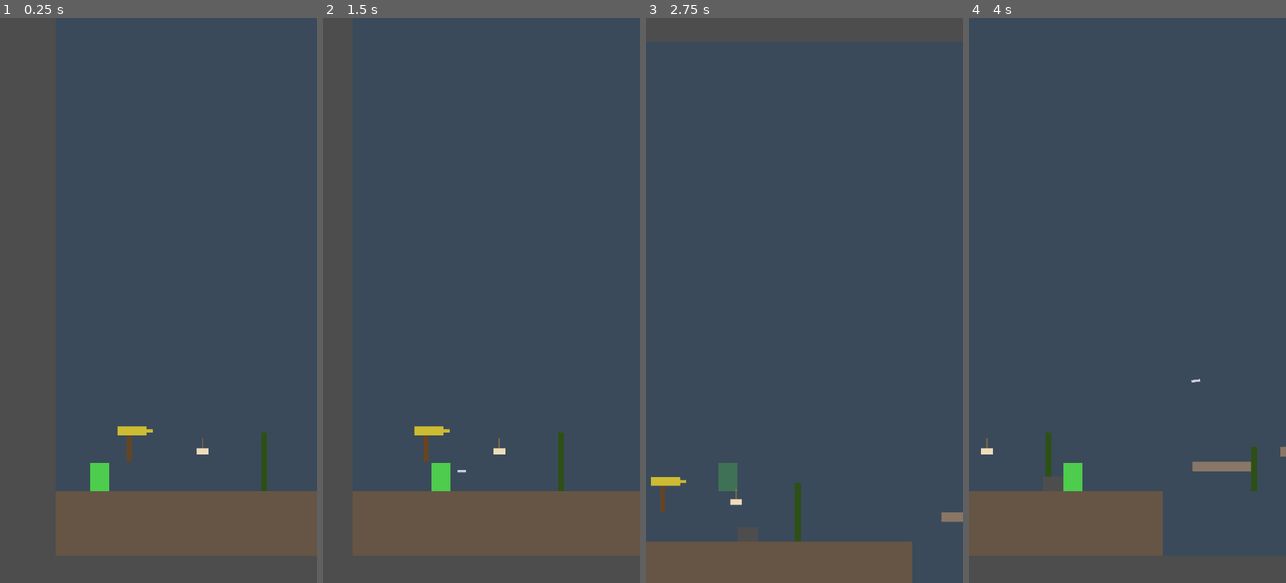
Above: before the commit, frames 1-4 (left to right).
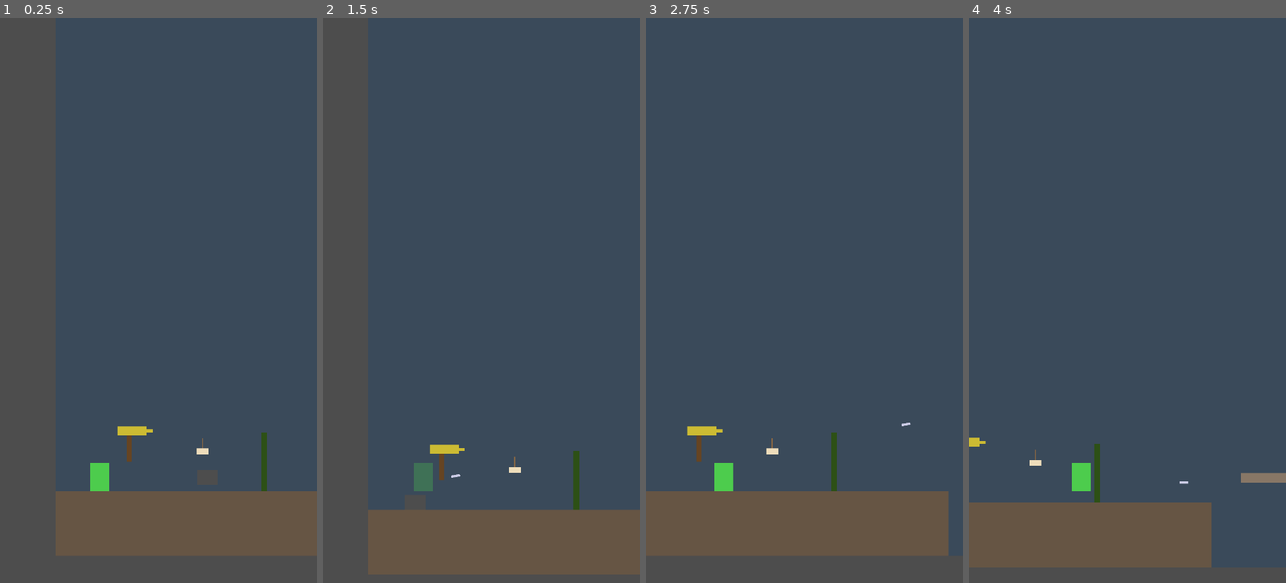
Above: after the commit, the same moments.

Repository: juanrafernandez/pilgrim
Game: Godot game, scene res://scenes/levels/level_01.tscn
Two runs of this game, one before a commit and one after it. Both use one fixed random seed, a clock stepped at 60 frames per second and the inputs below. This scene is started directly instead of the project's main scene.
Inputs:
- Up to frame 1 (0.25 s): no input
- Up to frame 2 (1.5 s): tap Enter (ui_accept) at 0.5 s; hold Right (move_right) from 0.53 s (still down); tap S (attack) at 0.6 s; tap A (jump) at 0.77 s; tap W (special) at 1.35 s
- Up to frame 3 (2.75 s): tap A (jump) at 1.52 s; release Right (move_right) at 2.03 s; hold Left (move_left) from 2.03 s (still down); tap S (attack) at 2.1 s
- Up to frame 4 (4 s): release Left (move_left) at 2.78 s; hold Right (move_right) from 2.78 s (still down); tap W (special) at 2.85 s; tap A (jump) at 3.02, 3.77 s; tap S (attack) at 3.6 s

The runs differ from the first frame. In frame 2, 7.6% of the frame differs, in the area x 9-100%, y 72-99%; in frame 3, 14%, in the area x 0-100%, y 71-100%; in frame 4, 5.7%.

Commit message:
Godot changes level01

Diff:
--- a/scenes/levels/level_01.tscn
+++ b/scenes/levels/level_01.tscn
@@ -1,54 +1,52 @@
-[gd_scene load_steps=20 format=3 uid="uid://b8xm3k9p2vwq1"]
-
-[ext_resource type="Script" path="res://scripts/levels/level_01.gd" id="1_script"]
+[gd_scene load_steps=18 format=3 uid="uid://b8xm3lap2vwq1"]
+
 [ext_resource type="PackedScene" uid="uid://bpf5qr1j0mjf8" path="res://scenes/characters/player.tscn" id="2_player"]
-[ext_resource type="Script" path="res://scripts/core/camera_controller.gd" id="3_camera"]
-[ext_resource type="PackedScene" path="res://scenes/enemies/enemy_wolf.tscn" id="4_wolf"]
+[ext_resource type="Script" uid="uid://c5506nctj42y7" path="res://scripts/core/camera_controller.gd" id="3_camera"]
+[ext_resource type="PackedScene" uid="uid://wolf123456" path="res://scenes/enemies/enemy_wolf.tscn" id="4_wolf"]
+
+[sub_resource type="RectangleShape2D" id="RectangleShape2D_ground_s1"]
+size = Vector2(1000, 220)
+
+[sub_resource type="RectangleShape2D" id="RectangleShape2D_ground_s2a"]
+size = Vector2(300, 220)
+
+[sub_resource type="RectangleShape2D" id="RectangleShape2D_platform1"]
+size = Vector2(200, 32)
+
+[sub_resource type="RectangleShape2D" id="RectangleShape2D_platform2"]
+size = Vector2(200, 32)
+
+[sub_resource type="RectangleShape2D" id="RectangleShape2D_platform3"]
+size = Vector2(250, 32)
+
+[sub_resource type="RectangleShape2D" id="RectangleShape2D_ground_s3"]
+size = Vector2(600, 220)
+
+[sub_resource type="RectangleShape2D" id="RectangleShape2D_bridge"]
+size = Vector2(300, 40)
+
+[sub_resource type="RectangleShape2D" id="RectangleShape2D_platform4h"]
+size = Vector2(180, 32)
+
+[sub_resource type="RectangleShape2D" id="RectangleShape2D_platform4l"]
+size = Vector2(180, 32)
+
+[sub_resource type="RectangleShape2D" id="RectangleShape2D_ground_s4a"]
+size = Vector2(500, 220)
+
+[sub_resource type="RectangleShape2D" id="RectangleShape2D_platform5"]
+size = Vector2(250, 32)
+
+[sub_resource type="RectangleShape2D" id="RectangleShape2D_ground_final"]
+size = Vector2(550, 220)
 
 [sub_resource type="RectangleShape2D" id="trigger_shape"]
 size = Vector2(100, 300)
 
-[sub_resource type="RectangleShape2D" id="RectangleShape2D_ground_s1"]
-size = Vector2(1000, 220)
-
-[sub_resource type="RectangleShape2D" id="RectangleShape2D_ground_s2a"]
-size = Vector2(300, 220)
-
-[sub_resource type="RectangleShape2D" id="RectangleShape2D_platform1"]
-size = Vector2(200, 32)
-
-[sub_resource type="RectangleShape2D" id="RectangleShape2D_platform2"]
-size = Vector2(200, 32)
-
-[sub_resource type="RectangleShape2D" id="RectangleShape2D_platform3"]
-size = Vector2(250, 32)
-
-[sub_resource type="RectangleShape2D" id="RectangleShape2D_ground_s3"]
-size = Vector2(600, 220)
-
-[sub_resource type="RectangleShape2D" id="RectangleShape2D_bridge"]
-size = Vector2(300, 40)
-
-[sub_resource type="RectangleShape2D" id="RectangleShape2D_platform4h"]
-size = Vector2(180, 32)
-
-[sub_resource type="RectangleShape2D" id="RectangleShape2D_platform4l"]
-size = Vector2(180, 32)
-
-[sub_resource type="RectangleShape2D" id="RectangleShape2D_ground_s4a"]
-size = Vector2(500, 220)
-
-[sub_resource type="RectangleShape2D" id="RectangleShape2D_platform5"]
-size = Vector2(250, 32)
-
-[sub_resource type="RectangleShape2D" id="RectangleShape2D_ground_final"]
-size = Vector2(550, 220)
-
 [sub_resource type="RectangleShape2D" id="RectangleShape2D_deathzone"]
 size = Vector2(5000, 100)
 
 [node name="Level01" type="Node2D"]
-script = ExtResource("1_script")
 
 [node name="Background" type="Node2D" parent="."]
 z_index = -100
@@ -60,7 +58,6 @@
 
 [node name="Mountains" type="ColorRect" parent="Background"]
 z_index = -90
-offset_left = 0.0
 offset_top = 1200.0
 offset_right = 4500.0
 offset_bottom = 1600.0
@@ -68,7 +65,6 @@
 
 [node name="ForestBack" type="ColorRect" parent="Background"]
 z_index = -80
-offset_left = 0.0
 offset_top = 1400.0
 offset_right = 4500.0
 offset_bottom = 1700.0
@@ -80,7 +76,6 @@
 [node name="Camera" type="Camera2D" parent="."]
 position = Vector2(540, 960)
 script = ExtResource("3_camera")
-backward_limit_distance = 600.0
 forward_buffer = 300.0
 vertical_offset = -600.0
 horizontal_offset = 200.0
@@ -90,7 +85,6 @@
 [node name="Section1Ground" type="StaticBody2D" parent="Terrain"]
 position = Vector2(0, 1700)
 collision_layer = 2
-collision_mask = 1
 
 [node name="GroundSprite" type="ColorRect" parent="Terrain/Section1Ground"]
 offset_right = 1000.0
@@ -104,7 +98,6 @@
 [node name="Section2Ground" type="StaticBody2D" parent="Terrain"]
 position = Vector2(800, 1700)
 collision_layer = 2
-collision_mask = 1
 
 [node name="GroundSprite" type="ColorRect" parent="Terrain/Section2Ground"]
 offset_right = 300.0
@@ -118,7 +111,6 @@
 [node name="Platform1" type="StaticBody2D" parent="Terrain"]
 position = Vector2(1200, 1600)
 collision_layer = 2
-collision_mask = 1
 
 [node name="Sprite" type="ColorRect" parent="Terrain/Platform1"]
 offset_right = 200.0
@@ -132,7 +124,6 @@
 [node name="Platform2" type="StaticBody2D" parent="Terrain"]
 position = Vector2(1500, 1550)
 collision_layer = 2
-collision_mask = 1
 
 [node name="Sprite" type="ColorRect" parent="Terrain/Platform2"]
 offset_right = 200.0
@@ -146,7 +137,6 @@
 [node name="Platform3" type="StaticBody2D" parent="Terrain"]
 position = Vector2(1800, 1650)
 collision_layer = 2
-collision_mask = 1
 
 [node name="Sprite" type="ColorRect" parent="Terrain/Platform3"]
 offset_right = 250.0
@@ -160,7 +150,6 @@
 [node name="Section3Ground" type="StaticBody2D" parent="Terrain"]
 position = Vector2(2100, 1700)
 collision_layer = 2
-collision_mask = 1
 
 [node name="GroundSprite" type="ColorRect" parent="Terrain/Section3Ground"]
 offset_right = 600.0
@@ -174,7 +163,6 @@
 [node name="BridgeLog" type="StaticBody2D" parent="Terrain"]
 position = Vector2(2750, 1680)
 collision_layer = 2
-collision_mask = 1
 
 [node name="Sprite" type="ColorRect" parent="Terrain/BridgeLog"]
 offset_right = 300.0
@@ -188,7 +176,6 @@
 [node name="Platform4High" type="StaticBody2D" parent="Terrain"]
 position = Vector2(2400, 1500)
 collision_layer = 2
-collision_mask = 1
 
 [node name="Sprite" type="ColorRect" parent="Terrain/Platform4High"]
 offset_right = 180.0
@@ -202,7 +189,6 @@
 [node name="Platform4Low" type="StaticBody2D" parent="Terrain"]
 position = Vector2(2600, 1650)
 collision_layer = 2
-collision_mask = 1
 
 [node name="Sprite" type="ColorRect" parent="Terrain/Platform4Low"]
 offset_right = 180.0
@@ -216,7 +202,6 @@
 [node name="Section4Ground" type="StaticBody2D" parent="Terrain"]
 position = Vector2(3100, 1700)
 collision_layer = 2
-collision_mask = 1
 
 [node name="GroundSprite" type="ColorRect" parent="Terrain/Section4Ground"]
 offset_right = 500.0
@@ -230,7 +215,6 @@
 [node name="Platform5Elevated" type="StaticBody2D" parent="Terrain"]
 position = Vector2(3650, 1550)
 collision_layer = 2
-collision_mask = 1
 
 [node name="Sprite" type="ColorRect" parent="Terrain/Platform5Elevated"]
 offset_right = 250.0
@@ -244,7 +228,6 @@
 [node name="FinalGround" type="StaticBody2D" parent="Terrain"]
 position = Vector2(3950, 1700)
 collision_layer = 2
-collision_mask = 1
 
 [node name="GroundSprite" type="ColorRect" parent="Terrain/FinalGround"]
 offset_right = 550.0
@@ -394,7 +377,6 @@
 [node name="TriggerWolf1" type="Area2D" parent="Triggers"]
 position = Vector2(500, 1600)
 collision_layer = 0
-collision_mask = 1
 
 [node name="CollisionShape2D" type="CollisionShape2D" parent="Triggers/TriggerWolf1"]
 shape = SubResource("trigger_shape")
@@ -402,7 +384,6 @@
 [node name="TriggerWolf2" type="Area2D" parent="Triggers"]
 position = Vector2(1300, 1600)
 collision_layer = 0
-collision_mask = 1
 
 [node name="CollisionShape2D" type="CollisionShape2D" parent="Triggers/TriggerWolf2"]
 shape = SubResource("trigger_shape")
@@ -410,7 +391,6 @@
 [node name="TriggerSection3" type="Area2D" parent="Triggers"]
 position = Vector2(2300, 1600)
 collision_layer = 0
-collision_mask = 1
 
 [node name="CollisionShape2D" type="CollisionShape2D" parent="Triggers/TriggerSection3"]
 shape = SubResource("trigger_shape")
@@ -418,7 +398,6 @@
 [node name="TriggerSection4" type="Area2D" parent="Triggers"]
 position = Vector2(3150, 1600)
 collision_layer = 0
-collision_mask = 1
 
 [node name="CollisionShape2D" type="CollisionShape2D" parent="Triggers/TriggerSection4"]
 shape = SubResource("trigger_shape")
@@ -426,7 +405,6 @@
 [node name="TriggerEnd" type="Area2D" parent="Triggers"]
 position = Vector2(4250, 1600)
 collision_layer = 0
-collision_mask = 1
 
 [node name="CollisionShape2D" type="CollisionShape2D" parent="Triggers/TriggerEnd"]
 shape = SubResource("trigger_shape")
@@ -434,7 +412,6 @@
 [node name="DeathZone" type="Area2D" parent="."]
 position = Vector2(0, 2100)
 collision_layer = 0
-collision_mask = 1
 
 [node name="CollisionShape2D" type="CollisionShape2D" parent="DeathZone"]
 position = Vector2(2500, 0)
Not shown, added: scripts/enemies/enemy_specter.gd.uid
Not shown, added: scripts/enemies/enemy_vulture.gd.uid
Not shown, added: scripts/levels/level_01.gd.uid
Not shown, added: scripts/levels/level_controller.gd.uid
Not shown, added: scripts/managers/combo_manager.gd.uid
Not shown, added: scripts/managers/score_manager.gd.uid
Not shown, added: scripts/managers/virtue_manager.gd.uid
Not shown, added: scripts/npcs/npc.gd.uid
Not shown, added: scripts/projectiles/projectile.gd.uid
Not shown, added: scripts/projectiles/projectile_dagger.gd.uid
Not shown, added: scripts/ui/arcade_hud.gd.uid
Not shown, added: scripts/weapons/weapon.gd.uid
(and 4 more such lines)
